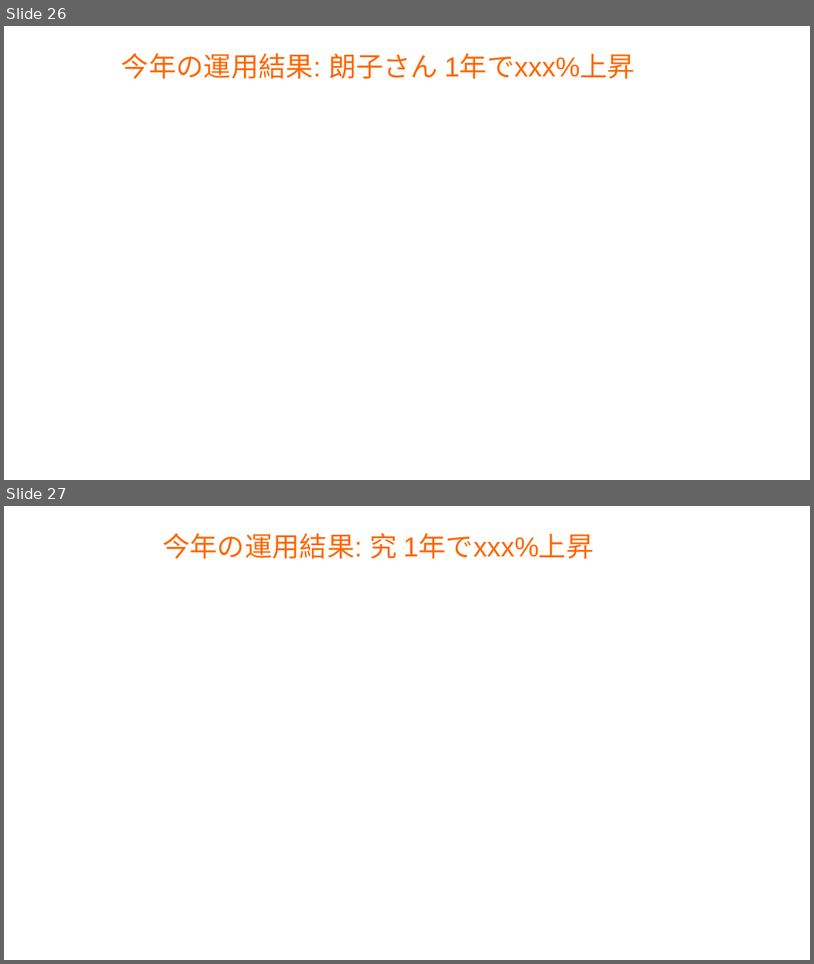
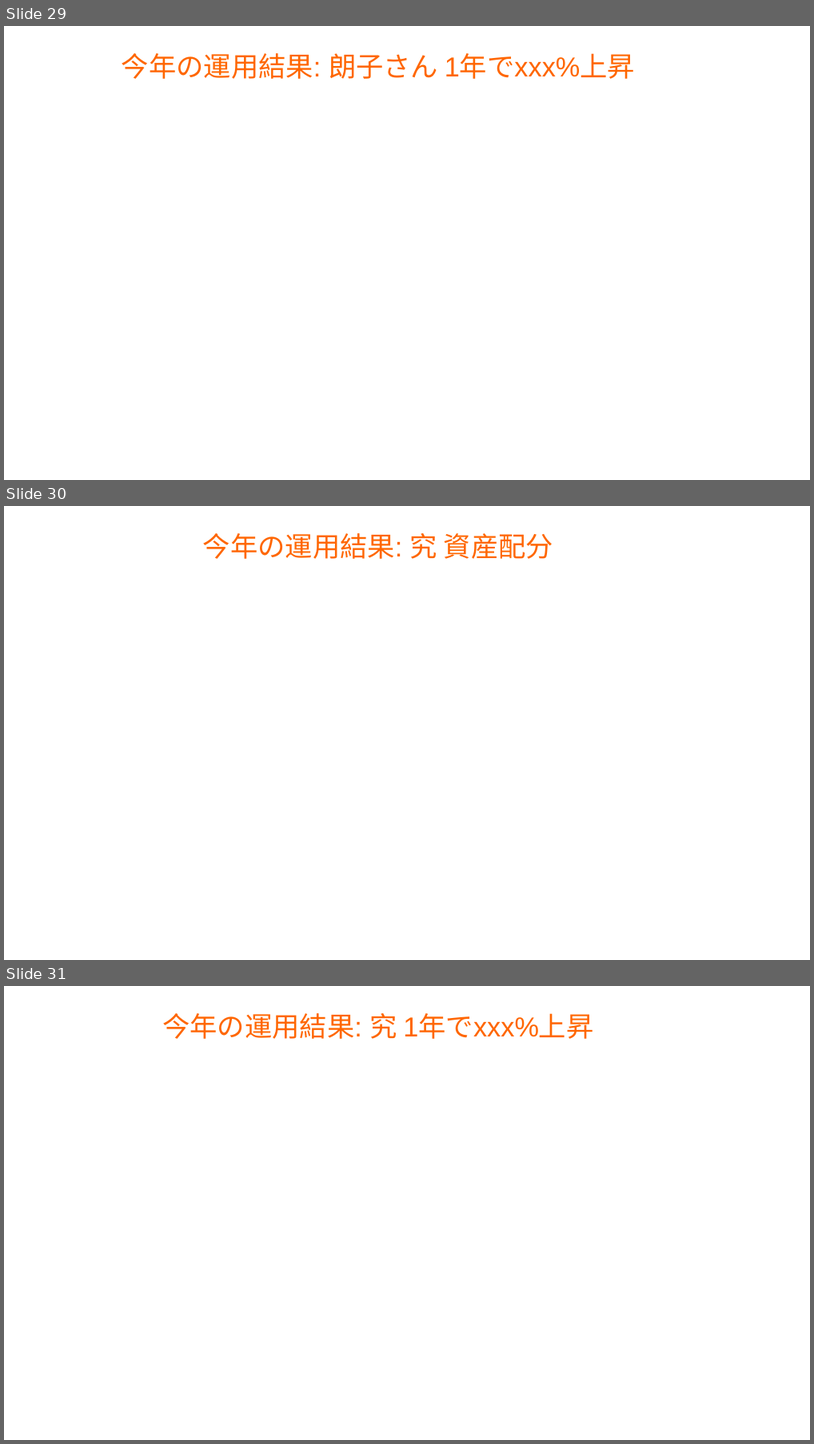
Before and after one commit to master-q/masterq-docs, a slide deck: presentations/20231126-invest_report/20231126-invest_report.odp. Shown one above the other, each under a label of ours: slides 26 and 27 before the commit, slides 29, 30 and 31 after it. The pictures are 814x964 and 814x1444 pixels, drawn with LibreOffice and Linux fonts; fonts in the diff are those of the drawing; background and template pictures are left out. Boxes give left, top, right and bottom in pixels: in the first picture for what was removed or moved away, otherwise in the second. Text is boxed around its words. In the diff, an @@ line names an element or a change of style, - is before the commit and + after.

```diff
--- a/presentations/20231126-invest_report/20231126-invest_report.odp
+++ b/presentations/20231126-invest_report/20231126-invest_report.odp
@@ slide 30 added at (4,506,810,960), background #FFFFFF @@
@@ title added at (203,533,554,559), 27 pt, text #FF6600 @@
+今年の運用結果: 究 資産配分
@@ what was slide 26 is now slide 29 @@
@@ what was slide 27 is now slide 31 @@
```
Also in this commit, not shown: 3 slides changed, 3 other slides added.
